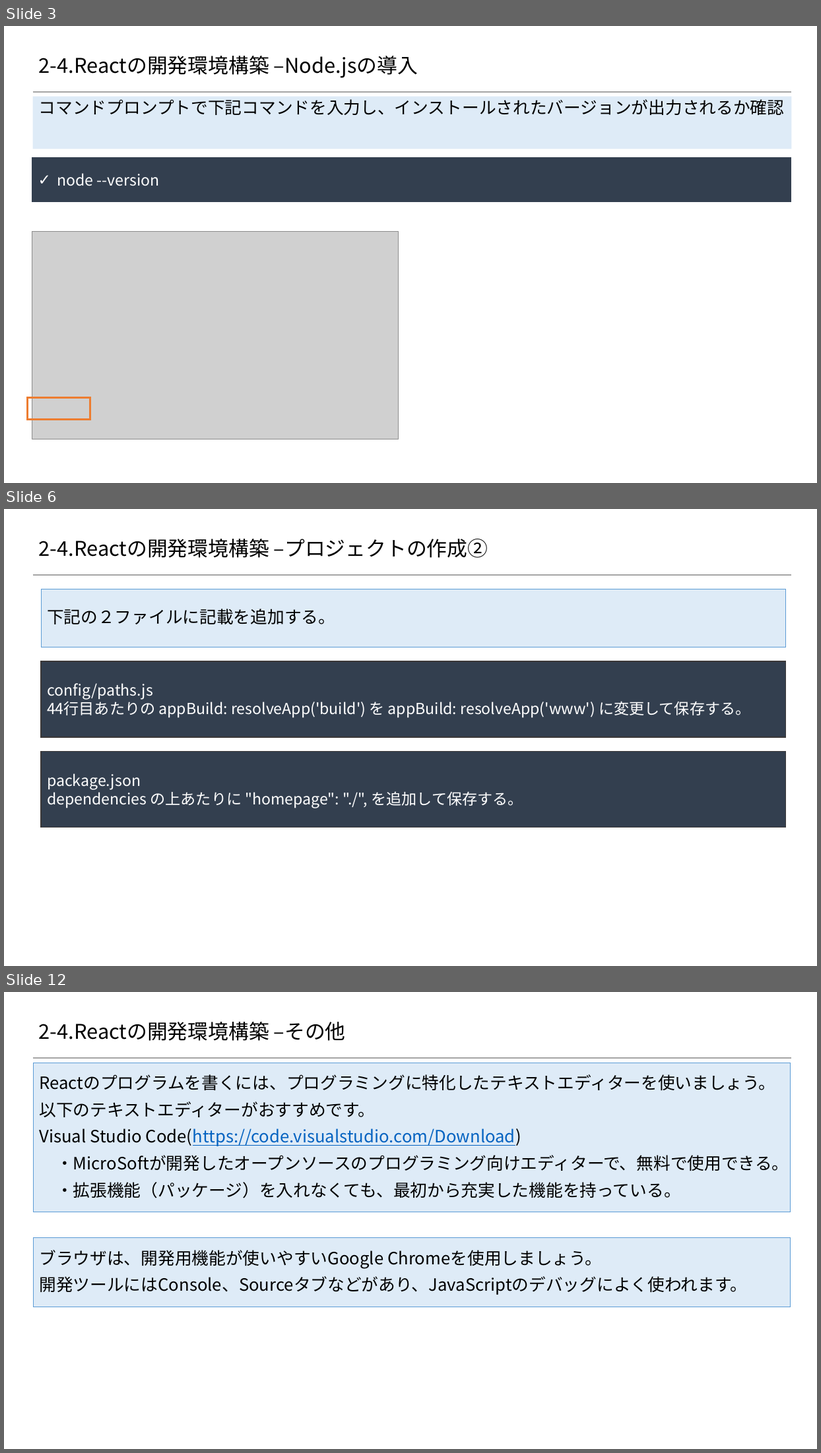
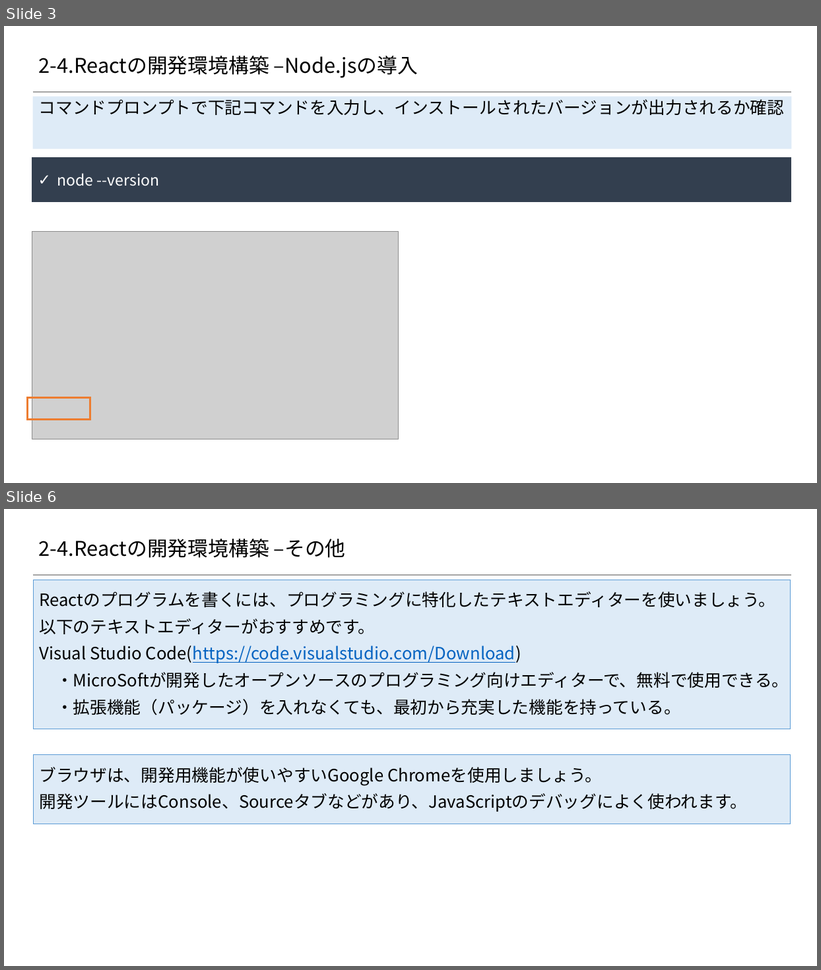
Before and after one commit to 2018SYSTEMI34/diary, a slide deck: doc/02_SlideShare/01.ネタ/２_Reactの基礎/2-4_React開発環境構築手順.pptx. Shown one above the other, each under a label of ours: slides 3, 6 and 12 before the commit, slides 3 and 6 after it; the slides between them are not shown. The pictures are 821x1453 and 821x970 pixels, drawn with LibreOffice and Linux fonts; fonts in the diff are those of the drawing; grey boxes stand for pictures; background and template pictures are left out. Boxes give left, top, right and bottom in pixels: in the first picture for what was removed or moved away, otherwise in the second. Text is boxed around its words. In the diff, an @@ line names an element or a change of style, - is before the commit and + after.

Commit message:
開発環境構築手順修正

```diff
--- a/doc/02_SlideShare/01.ネタ/２_Reactの基礎/2-4_React開発環境構築手順.pptx
+++ b/doc/02_SlideShare/01.ネタ/２_Reactの基礎/2-4_React開発環境構築手順.pptx
@@ slide 6 removed at bbox=[4, 509, 817, 966], background #FFFFFF; not listed: 1 template element that a slide beside it also shows @@
@@ title removed at bbox=[39, 539, 488, 558] @@
-2-4.Reactの開発環境構築 –プロジェクトの作成②
@@ rectangle removed at bbox=[41, 589, 786, 647] @@
-下記の２ファイルに記載を追加する。
@@ rectangle removed at bbox=[41, 661, 786, 738] @@
-config/paths.js
-44行目あたりの appBuild: resolveApp('build') を appBuild: resolveApp('www') に変更して保存する。
@@ rectangle removed at bbox=[41, 752, 786, 828] @@
-package.json
-dependencies の上あたりに "homepage": "./", を追加して保存する。
@@ what was slide 12 is now slide 6 @@
```
Also in this commit, not shown: 2 slides changed, 5 other slides removed.
